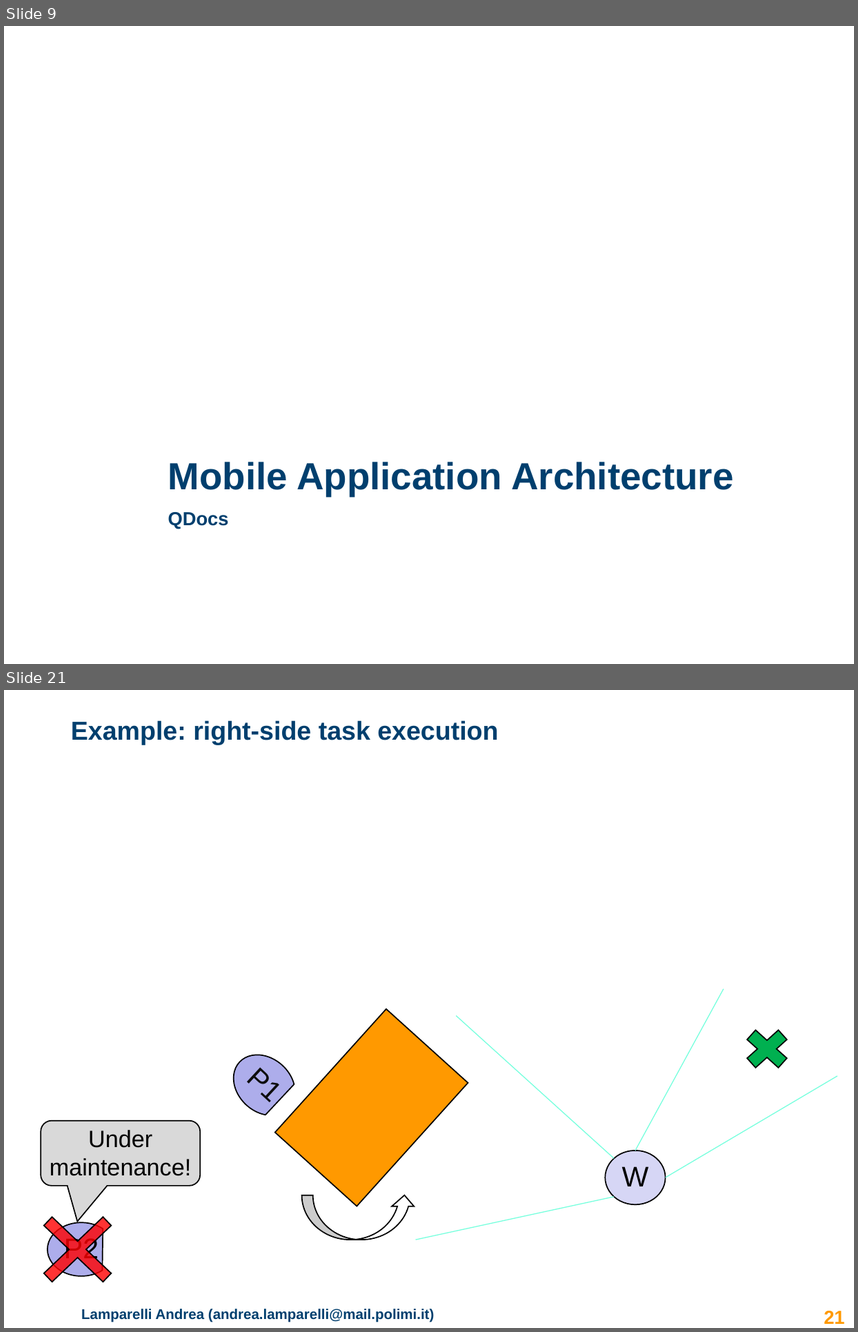
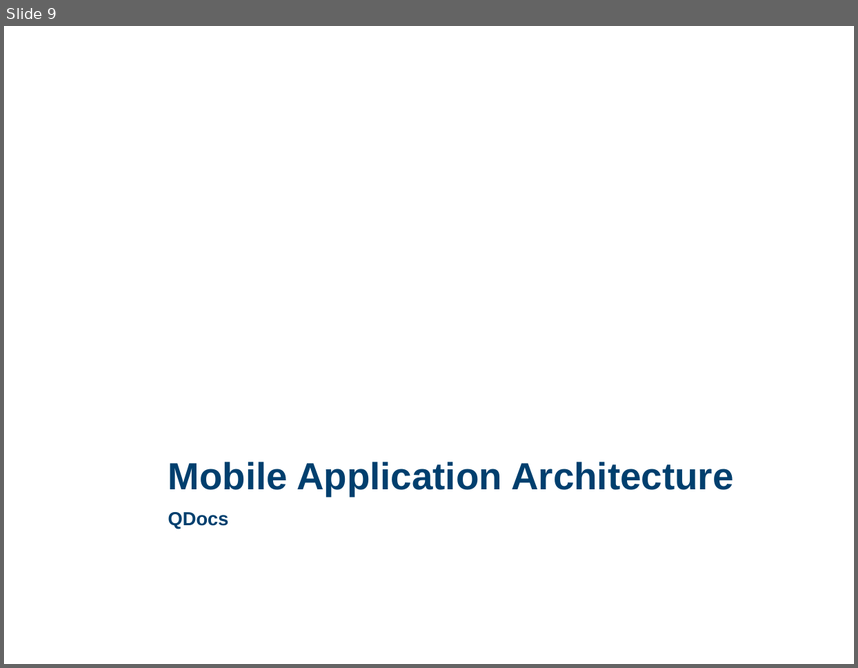
Before and after one commit to lampajr/QDocs, a slide deck: documentation/presentation_qdocs.pptx. Shown one above the other, each under a label of ours: slides 9 and 21 before the commit, slide 9 after it; the slides between them are not shown. The pictures are 858x1332 and 858x668 pixels, drawn with LibreOffice and Linux fonts; fonts in the diff are those of the drawing; background and template pictures are left out. Boxes give left, top, right and bottom in pixels: in the first picture for what was removed or moved away, otherwise in the second. Text is boxed around its words. In the diff, an @@ line names an element or a change of style, - is before the commit and + after.

```diff
--- a/documentation/presentation_qdocs.pptx
+++ b/documentation/presentation_qdocs.pptx
@@ slide 21 removed at bbox=[4, 690, 854, 1328], background #FFFFFF @@
@@ title removed at bbox=[71, 720, 498, 745] @@
-Example: right-side task execution
@@ line removed from (635, 1150) to (723, 988) @@
@@ rectangle removed at bbox=[276, 1008, 468, 1205] @@
@@ line removed from (615, 1159) to (456, 1016) @@
@@ cross removed at bbox=[737, 1021, 797, 1076] @@
@@ chord (boxed as its full ellipse) removed at bbox=[221, 1042, 308, 1127] @@
-P1
@@ line removed from (665, 1177) to (837, 1076) @@
@@ rounded speech box removed at bbox=[41, 1120, 199, 1185] @@
-Under maintenance!
@@ ellipse removed at bbox=[605, 1150, 665, 1204] @@
-W
@@ cross removed at bbox=[21, 1195, 135, 1303] @@
@@ curved up arrow removed at bbox=[301, 1195, 415, 1239] @@
@@ line removed from (615, 1196) to (415, 1239) @@
@@ chord (boxed as its full ellipse) removed at bbox=[47, 1222, 115, 1276] @@
-P2
@@ text removed at bbox=[81, 1308, 434, 1322] @@
-Lamparelli Andrea (andrea.lamparelli@mail.polimi.it)
@@ page number removed at bbox=[824, 1310, 844, 1323] @@
-21
```
Also in this commit, not shown: 2 slides changed, 9 slides added, 13 other slides removed.
